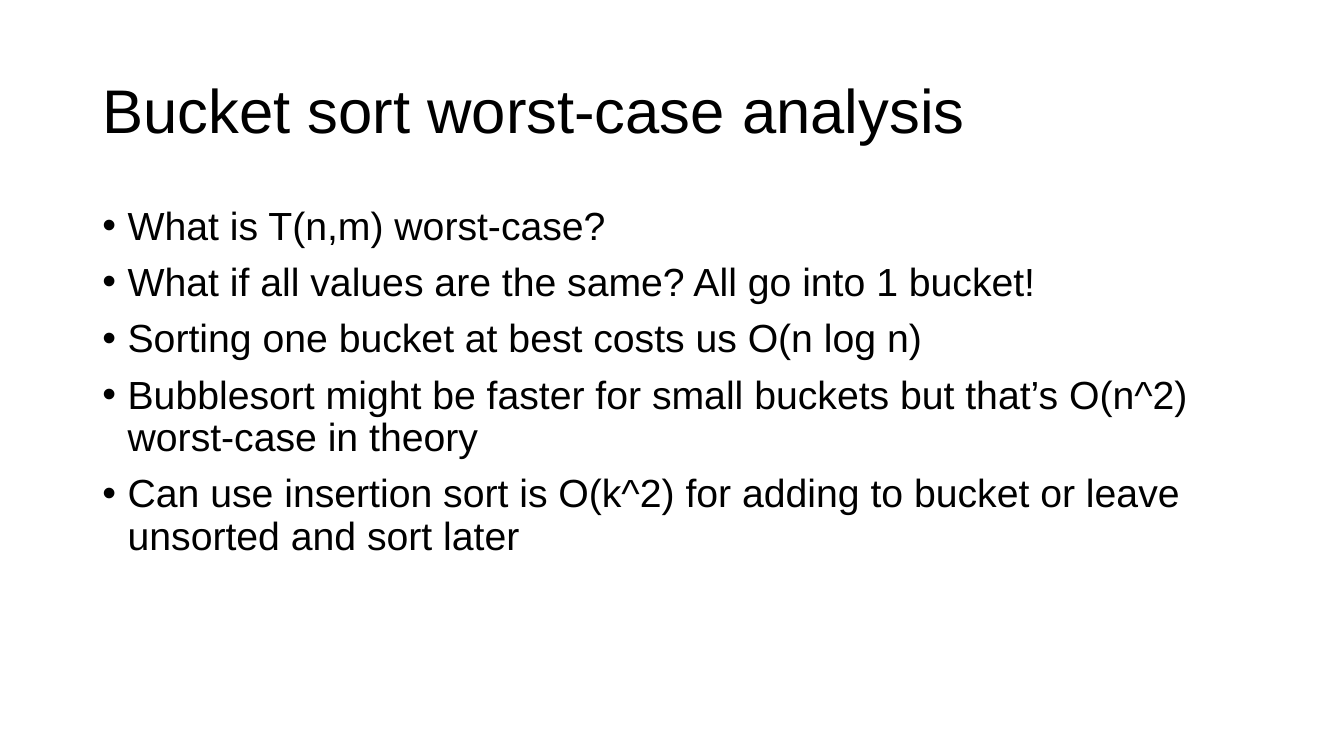
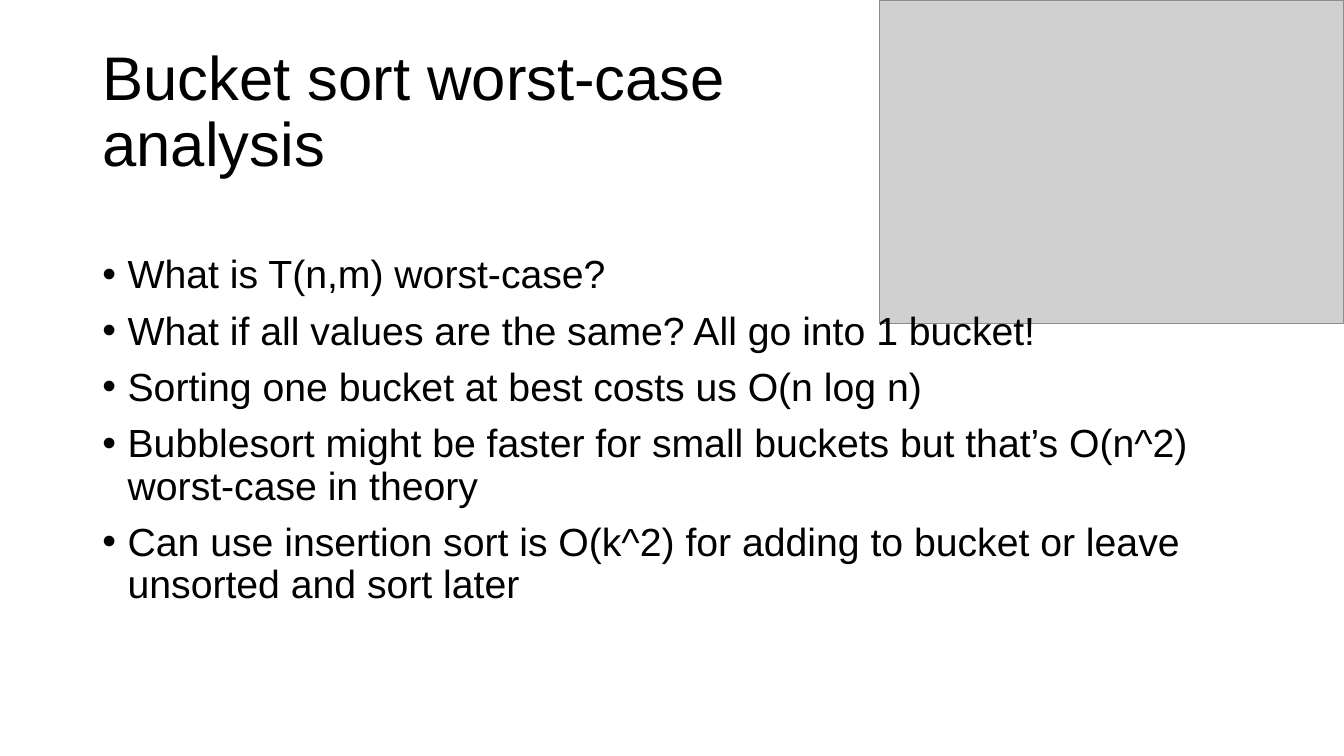
Before and after one commit to parrt/msds689, a slide deck: slide 16 of notes/sorting.pptx (slide 14 before the commit). Drawn at 1344x756 pixels with LibreOffice and Linux fonts; fonts in the diff are those of the drawing; grey boxes stand for pictures; background and template pictures are left out. Boxes give left, top, right and bottom in pixels: in the first picture for what was removed or moved away, otherwise in the second. Text is boxed around its words. In the diff, an @@ line names an element or a change of style, - is before the commit and + after.

```diff
--- a/notes/sorting.pptx
+++ b/notes/sorting.pptx
@@ picture added at bbox=[880, 0, 1344, 324] @@
@@ title "Bucket sort worst-case analysis" rewrapped from bbox=[102, 88, 964, 145] to bbox=[102, 55, 725, 178] @@
@@ text "What is T(n,m) worst-case?": place and size @@
-text "What is T(n,m) worst-case?" at bbox=[128, 211, 1187, 551]
+text "What is T(n,m) worst-case?" at bbox=[128, 259, 1187, 599]
```
Also in this commit, not shown: 5 other slides changed, 2 slides added, 4 other files.
